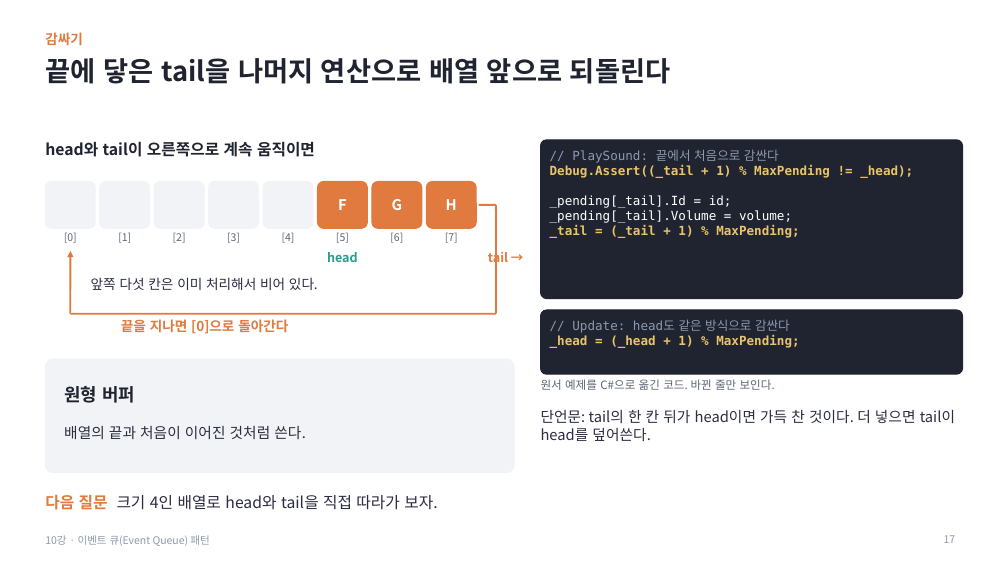
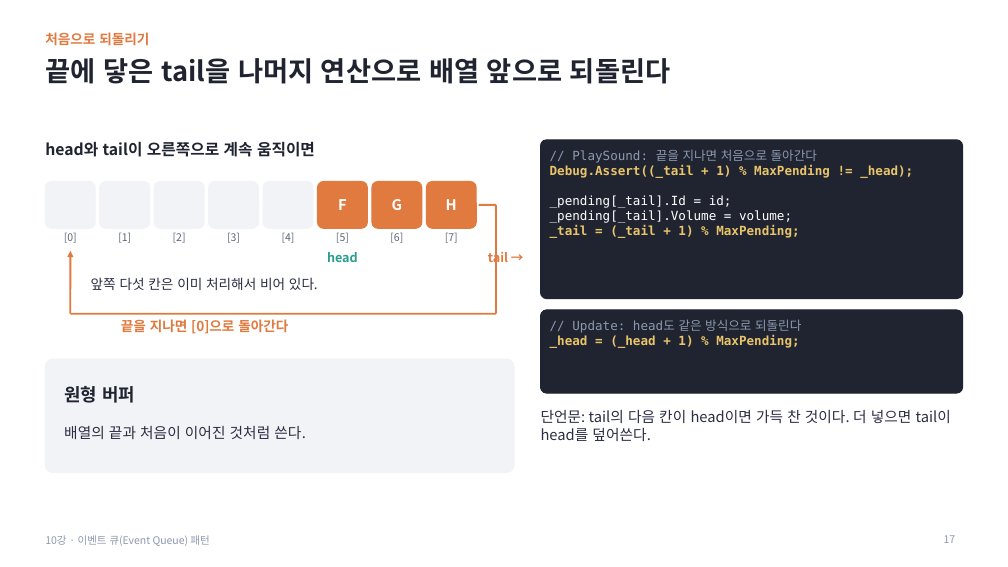
Before and after one commit to Meerkat-GMD/MiniTactics_Student, a slide deck: slide 17 of MiniTactics_Student_Lesson10/10차시_이벤트_큐_패턴_수업자료.pptx. Drawn at 1008x567 pixels with LibreOffice and Linux fonts; fonts in the diff are those of the drawing. Boxes give left, top, right and bottom in pixels: in the first picture for what was removed or moved away, otherwise in the second. Text is boxed around its words. In the diff, an @@ line names an element or a change of style, - is before the commit and + after.

```diff
--- a/MiniTactics_Student_Lesson10/10차시_이벤트_큐_패턴_수업자료.pptx
+++ b/MiniTactics_Student_Lesson10/10차시_이벤트_큐_패턴_수업자료.pptx
@@ text at box(45, 32, 149, 46): text changed @@
-감싸기
+처음으로 되돌리기
@@ text at box(572, 149, 817, 163): text changed @@
-// PlaySound: 끝에서 처음으로 감싼다
+// PlaySound: 끝을 지나면 처음으로 돌아간다
@@ rounded rectangle: place and size @@
-rounded rectangle at box(541, 310, 963, 374)
+rounded rectangle at box(541, 310, 963, 393)
@@ rounded rectangle at box(541, 310, 963, 393): proportions changed @@
@@ text at box(572, 319, 801, 333): text changed @@
-// Update: head도 같은 방식으로 감싼다
+// Update: head도 같은 방식으로 되돌린다
@@ text removed at box(541, 379, 775, 390) @@
-원서 예제를 C#으로 옮긴 코드. 바뀐 줄만 보인다.
@@ text at box(541, 410, 951, 441): text changed @@
-단언문: tail의 한 칸 뒤가 head이면 가득 찬 것이다. 더 넣으면 tail이 head를 덮어쓴다.
+단언문: tail의 다음 칸이 head이면 가득 찬 것이다. 더 넣으면 tail이 head를 덮어쓴다.
@@ text removed at box(45, 495, 437, 510) @@
-다음 질문 크기 4인 배열로 head와 tail을 직접 따라가 보자.
```
Also in this commit, not shown: 34 other slides changed, 11 other files.
